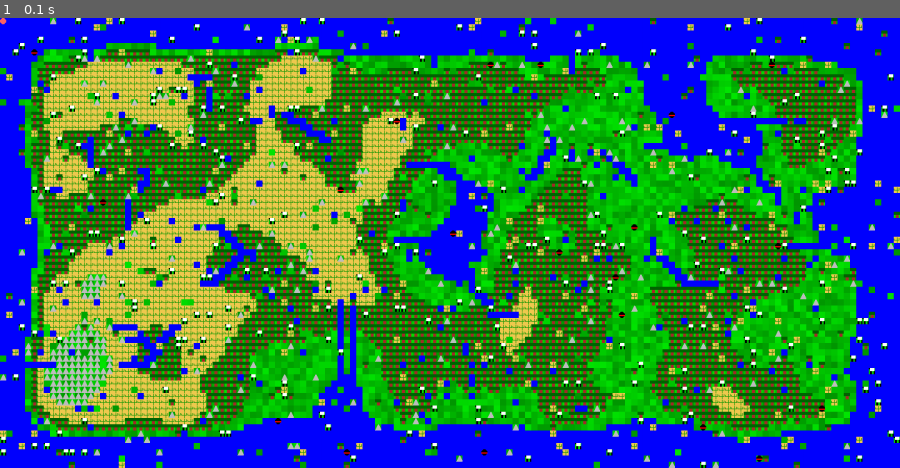
Above: before the commit, frame 1.
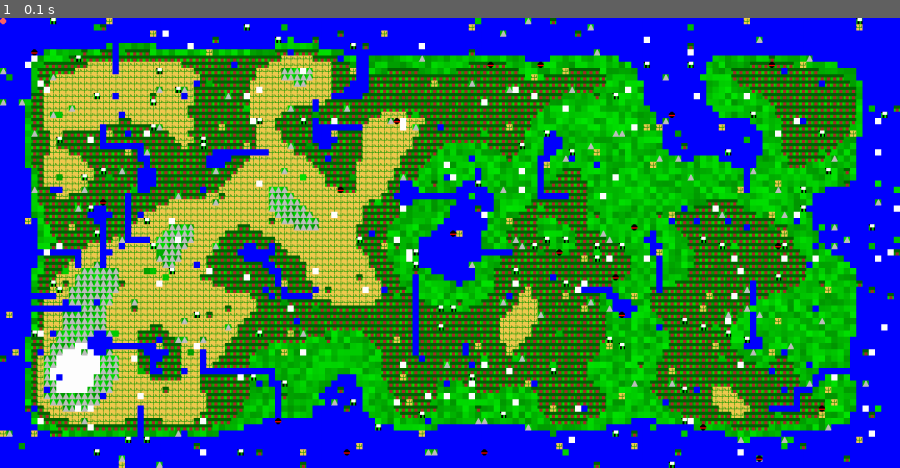
Above: after the commit, the same moment.

Repository: briankardon/GenesisIsland
Game: pygame game, started from genisis_island.py
The game is run twice, just before and just after one commit, with the same random seed, the same clock (stepped at 60 frames per second) and the same inputs.
Inputs:
- Up to frame 1 (0.1 s): no input

The runs differ from the first frame. In frame 1, 16% of the frame differs, in the area x 0-100%, y 0-100%.

Commit message:
Tweaks to riverify

Diff:
--- a/GenesisUtils.py
+++ b/GenesisUtils.py
@@ -206,8 +206,8 @@
     height=height_in_tiles * Tile.size
 
     board = Board(width_in_tiles, height_in_tiles)
-    map=   make_map((width_in_tiles,height_in_tiles), blur_size=3, max_value=1, integer=False)
-    map=islandify(map, 0.25, 5, min_value=-0.25, max_value=1)
+    map = make_map((width_in_tiles,height_in_tiles), blur_size=3, max_value=1, integer=False)
+    map = islandify(map, 0.25, 5, min_value=-0.25, max_value=1)
     # ore=   make_map((width_in_tiles,height_in_tiles), blur_size=3, max_value=3, integer=True)
     # fish=  make_map((width_in_tiles,height_in_tiles), blur_size=3, max_value=3, integer=True)
     # wheat= make_map((width_in_tiles,height_in_tiles), blur_size=3, max_value=3, integer=True)
@@ -221,7 +221,7 @@
     river_length_probs = (min_river_length + 1 - (((river_lengths-mid_river_length)**2)*min_river_length/(max_river_length-mid_river_length)**2)).astype('int')
     for r in range(30):
         length = goodrand('randint', *zip(river_lengths, river_length_probs))
-        map = riverify(map, length=100)
+        map = riverify(map, length=200, thicken_rate=0.02)
     for bleh in range(width_in_tiles):
         for bluh in range(height_in_tiles):
             dograss=1
@@ -230,17 +230,20 @@
             dosheep=1
             dowater=1
             dodesert=1
+            doice=1
             if map[bleh,bluh]<0.2:
-                dowater=60
-            elif map[bleh,bluh]>0.2 and map[bleh,bluh]<0.4:
-                dograss=40
-            elif map[bleh,bluh]>0.4 and map[bleh,bluh]<0.6:
-                dotrees=40
-            elif map[bleh,bluh]>0.6 and map[bleh,bluh]<0.8:
-                dodesert=40
-            elif map[bleh,bluh]>0.8:
-                domountains=40
-            biome = goodrand('choice',('desert',dodesert),('grass',dograss),('mountains',domountains),('trees',dotrees),('sheep',dosheep),('water',dowater))
+                dowater=120
+            elif map[bleh,bluh]>0.2 and map[bleh,bluh]<=0.4:
+                dograss=100
+            elif map[bleh,bluh]>0.4 and map[bleh,bluh]<=0.6:
+                dotrees=100
+            elif map[bleh,bluh]>0.6 and map[bleh,bluh]<=0.75:
+                dodesert=100
+            elif map[bleh,bluh]>0.75 and map[bleh, bluh]<=0.9:
+                domountains=100
+            elif map[bleh,bluh]> 0.9:
+                doice=100
+            biome = goodrand('choice',('desert',dodesert),('grass',dograss),('mountains',domountains),('trees',dotrees),('sheep',dosheep),('water',dowater), ('ice', doice))
             # ores = ore[bleh][bluh]
             # fishs = fish[bleh][bluh]
             # wheats = wheat[bleh][bluh]
@@ -395,19 +398,19 @@
             pygame.draw.polygon(self.image, 'gray', ((0, s), (s*0.5,0),(s,s),(0,s)))
             for bleh in range(len(self.resources)):
                 pygame.draw.circle(self.image,'black',(((bleh+1)*(s/3)-s/6),s/6),s/6)
-        if self.biome == 'trees':
+        elif self.biome == 'trees':
             pygame.draw.line(self.image,'brown',(s*0.5,s*0.5),(s*0.5,s),5)
             pygame.draw.rect(self.image,[0,100,0],(0,0,s,s*0.5))
             for bleh in range(len(self.resources)):
                 pygame.draw.circle(self.image,'black',(((bleh+1)*(s/3)-s/6),s/6),s/6)
-        if self.biome == 'sheep':
+        elif self.biome == 'sheep':
             pygame.draw.rect(self.image,'white',(s*0.25,0,s*3*0.25,s*0.5))
             pygame.draw.rect(self.image,'black',(0,0,s*0.25,s*0.25))
             pygame.draw.line(self.image,'black',(s*0.3,s*0.5),(s*0.3,s),3)
             pygame.draw.line(self.image,'black',(s*0.9,s*0.5),(s*0.9,s),3)
             for bleh in range(len(self.resources)):
                 pygame.draw.circle(self.image,'black',(((bleh+1)*(s/3)-s/6),s/6),s/6)
-        if self.biome == 'desert':
+        elif self.biome == 'desert':
             pygame.draw.rect(self.image,[240, 202, 79],(0,0,s,s))
             pygame.draw.line(self.image,[35, 156, 11],(s/2,s),(s/2,s/8),int(1+(s/20)))
             pygame.draw.line(self.image,[35, 156, 11],(s/2,s/2),(0,s/2),int(1+(s/20)))
@@ -416,6 +419,8 @@
             pygame.draw.line(self.image,[35, 156, 11],((s/8)*7,s/4),((s/8)*7,s/2),int(1+(s/20)))
             for bleh in range(len(self.resources)):
                 pygame.draw.circle(self.image,'black',(((bleh+1)*(s/3)-s/6),s/6),s/6)
+        elif self.biome == 'ice':
+            self.image.fill('white')
 
     def get_pathfinding_value(self):
         if self.biome == 'water':
--- a/MapTools.py
+++ b/MapTools.py
@@ -2,6 +2,7 @@
 from scipy.signal import convolve2d
 from scipy.ndimage import gaussian_filter
 import cv2
+from random import random
 
 def make_diamond_mask(power):
     side = 2**power + 1
@@ -14,13 +15,14 @@
     end = start + new_shape
     return array[start[0]:end[0], start[1]:end[1]]
 
-def riverify(map, min_value=0, length=20):
+def riverify(map, min_value=0, length=20, thicken_rate=0.1):
     """Add a river to a map.
 
     Args:
         map (2D numpy ndarray): Initial height map.
         min_value (float): Value to drop river bottoms to. Defaults to 0.
         length (int): Length of the river. Defaults to 20.
+        thicken_rate (float): Rate at which river thickens
 
     Returns:
         2D numpy array: Modified height map.
@@ -31,6 +33,7 @@
     idx = np.array(range(map.shape[0]*map.shape[1])).flatten()
     # Get a list of probability weights corresponding to the map height
     probs = map.flatten()
+    probs = probs ** 2
     # Normalize probabilities
     probs -= probs.min()
     probs = probs / probs.sum()
@@ -46,6 +49,7 @@
     ]
 
     river_coords = [(x, y)]
+    thickness = 1
     for k in range(length-1):
         neighbor_heights = []
         for offset in neighbor_offsets:
@@ -55,8 +59,13 @@
                 neighbor_heights.append((nx, ny, map[nx, ny]))
             except IndexError:
                 pass
-        x, y, _ = min(neighbor_heights, key=lambda n:n[2])
-        river_coords.append((x, y))
+        neighbor_heights.sort(key=lambda n:n[2])
+        x, y, _ = neighbor_heights[0]
+        for j in range(min(thickness, len(neighbor_heights))):
+            rx, ry, _ = neighbor_heights[j]
+            river_coords.append((rx, ry))
+        if thickness <= 8 and random() < thicken_rate:
+            thickness += 1
 
     for x, y in river_coords:
         map[x, y] = min_value
